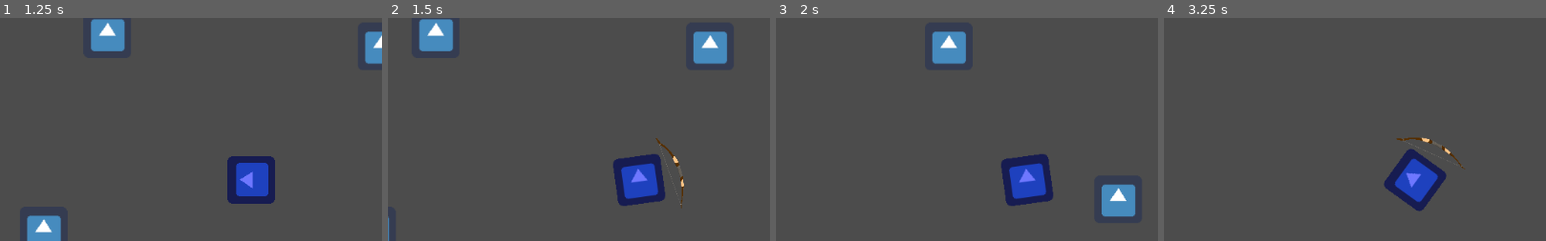
Above: before the commit, frames 1-4 (left to right).
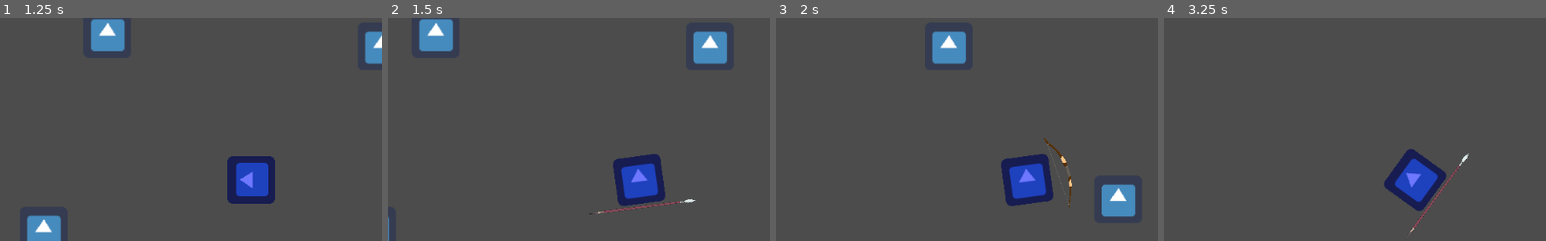
Above: after the commit, the same moments.

Repository: hamzasclone2/untitled-pokemon-game
Game: Godot game, scene res://Scenes/MainMenu.tscn
Two runs of this game, one before a commit and one after it. Both use one fixed random seed, a clock stepped at 60 frames per second and the inputs below. The engine's default icon, where the game draws it, is replaced by a stand-in: a white triangle on a blue panel in a dark square.
Inputs (mouse positions are % of the whole screen's width and height, from its top left):
- Up to frame 1 (1.25 s): click "Play" at 0.5 s
- Up to frame 2 (1.5 s): tap Enter at 1.25 s; move the mouse to (72, 45) at 1.27 s; hold D (right) from 1.28 s (still down); tap 2 (slot 2) at 1.35 s
- Up to frame 3 (2 s): keep holding D (right); tap 3 (slot 3) at 1.55 s
- Up to frame 4 (3.25 s): move the mouse to (30, 55) at 2.02 s; release D (right) at 2.03 s; hold S (down) 2.03-2.78 s; tap 3 (slot 3) at 2.1 s; tap 4 (slot 4, bound only after the commit) at 2.3, 2.85 s; move the mouse to (60, 28) at 2.77 s; hold D (right) from 2.78 s (still down); tap 2 (slot 2) at 3.05 s
The pictures show only the part of the screen within x 17-67%, y 14-64%; the shares and areas given below are measured in that part.

Frame 1 is identical in both runs. In frame 2, 0.4% of the frame differs, in the area x 52-81%, y 53-89%; in frame 3, 0.2%; in frame 4, 0.4%.

Commit message:
added spear

Diff:
--- a/Scenes/Player.tscn
+++ b/Scenes/Player.tscn
@@ -1,9 +1,10 @@
-[gd_scene load_steps=6 format=2]
+[gd_scene load_steps=7 format=2]
 
 [ext_resource path="res://Images/icon.png" type="Texture" id=1]
 [ext_resource path="res://Scripts/Player.gd" type="Script" id=2]
 [ext_resource path="res://Scenes/Sword.tscn" type="PackedScene" id=3]
 [ext_resource path="res://Scenes/Bow.tscn" type="PackedScene" id=4]
+[ext_resource path="res://Scenes/Spear.tscn" type="PackedScene" id=5]
 
 [sub_resource type="RectangleShape2D" id=1]
 extents = Vector2( 33.1815, 31.6009 )
@@ -20,14 +21,19 @@
 position = Vector2( 35.4921, 25.4271 )
 scale = Vector2( 0.1, 0.1 )
 
-[node name="CollisionShape2D" type="CollisionShape2D" parent="."]
-position = Vector2( 1.05949, -0.529732 )
-shape = SubResource( 1 )
+[node name="Spear" parent="." instance=ExtResource( 5 )]
+position = Vector2( 0.651977, 36.0026 )
+rotation = 1.59039
+scale = Vector2( 0.2, 0.15 )
 
 [node name="Bow" parent="." instance=ExtResource( 4 )]
 visible = false
 position = Vector2( 41.2945, -6.48914 )
 rotation = 1.97916
 
+[node name="CollisionShape2D" type="CollisionShape2D" parent="."]
+position = Vector2( 1.05949, -0.529732 )
+shape = SubResource( 1 )
+
 [node name="Camera2D" type="Camera2D" parent="."]
 current = true
--- /dev/null
+++ b/Scenes/Spear.tscn
@@ -0,0 +1,14 @@
+[gd_scene load_steps=2 format=2]
+
+[ext_resource path="res://Images/spear.png" type="Texture" id=1]
+
+[node name="Spear" type="Area2D"]
+
+[node name="AnimationPlayer" type="AnimationPlayer" parent="."]
+
+[node name="Sprite" type="Sprite" parent="."]
+rotation = -0.79187
+texture = ExtResource( 1 )
+
+[node name="CollisionPolygon2D" type="CollisionPolygon2D" parent="."]
+rotation = 0.00659867
--- a/Scripts/Player.gd
+++ b/Scripts/Player.gd
@@ -3,8 +3,9 @@
 var velocity = Vector2()
 onready var sword = $Sword
 onready var bow = $Bow
+onready var spear = $Spear
 
-var weapons = ["empty", "sword", "bow"]
+var weapons = ["empty", "sword", "spear", "bow"]
 var weaponsIndex = 0
 
 func get_input():
@@ -42,13 +43,18 @@
 			bow.visible = false
 			print ("Current equipped weapon: ", PlayerAttributes.current_weapon)
 	if Input.is_action_just_pressed("slot 2"):
+		if PlayerAttributes.current_weapon != "spear":
+			PlayerAttributes.current_weapon = "spear"
+			sword.visible = false
+			bow.visible = true
+	if Input.is_action_just_pressed("slot 3"):
 		#For now will be forced to bow
 		if PlayerAttributes.current_weapon != "bow":
 			PlayerAttributes.current_weapon = "bow"
 			bow.visible = true
 			sword.visible = false
 			print ("Current equipped weapon: ", PlayerAttributes.current_weapon)
-	if Input.is_action_just_pressed("slot 3"):
+	if Input.is_action_just_pressed("slot 4"):
 		if PlayerAttributes.current_weapon != "empty":
 			PlayerAttributes.current_weapon = "empty"
 			bow.visible = false
@@ -65,9 +71,16 @@
 	if PlayerAttributes.current_weapon == "sword":
 		sword.visible = true
 		bow.visible = false
+		spear.visible = false
+	elif PlayerAttributes.current_weapon == "spear":
+		sword.visible = false
+		bow.visible = false
+		spear.visible = true
 	elif PlayerAttributes.current_weapon == "bow":
 		sword.visible = false
 		bow.visible = true
+		spear.visible = false
 	elif PlayerAttributes.current_weapon == "empty":
 		sword.visible = false
 		bow.visible = false
+		spear.visible = false
--- a/project.godot
+++ b/project.godot
@@ -68,6 +68,11 @@
 "events": [ Object(InputEventKey,"resource_local_to_scene":false,"resource_name":"","device":0,"alt":false,"shift":false,"control":false,"meta":false,"command":false,"pressed":false,"scancode":51,"unicode":0,"echo":false,"script":null)
  ]
 }
+"slot 4"={
+"deadzone": 0.5,
+"events": [ Object(InputEventKey,"resource_local_to_scene":false,"resource_name":"","device":0,"alt":false,"shift":false,"control":false,"meta":false,"command":false,"pressed":false,"scancode":52,"unicode":0,"echo":false,"script":null)
+ ]
+}
 scrollWheelUp={
 "deadzone": 0.5,
 "events": [ Object(InputEventMouseButton,"resource_local_to_scene":false,"resource_name":"","device":0,"alt":false,"shi …(212 unchanged characters)…
Binary file added: Images/spear.png
Not shown, added: Images/spear.png.import
